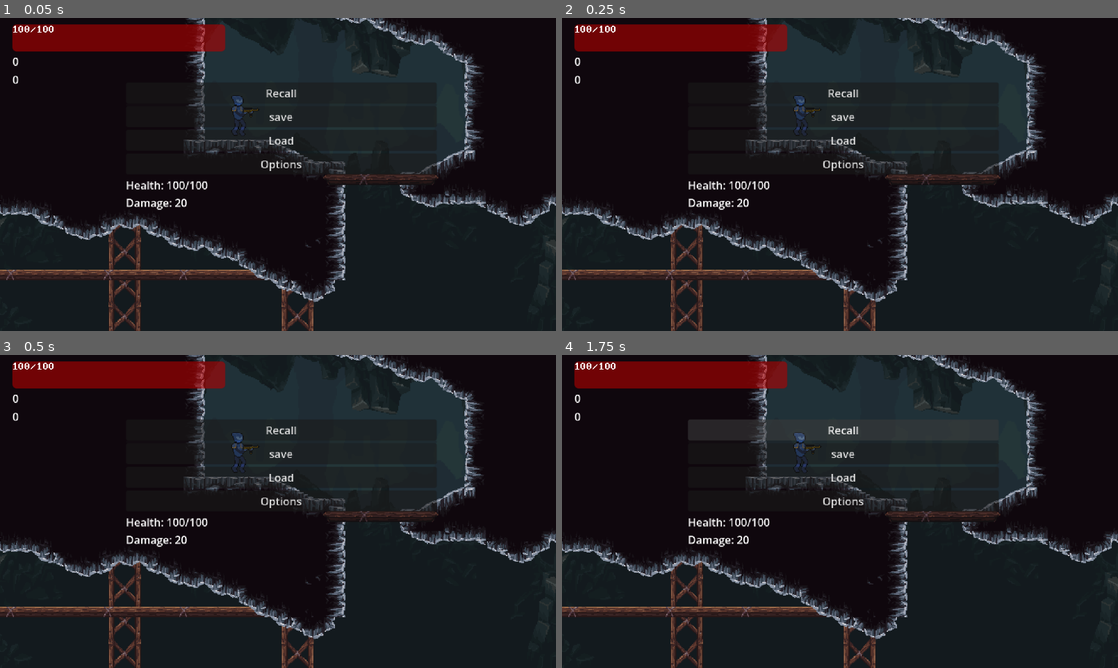
Above: before the commit, frames 1-4 (two rows, left to right).
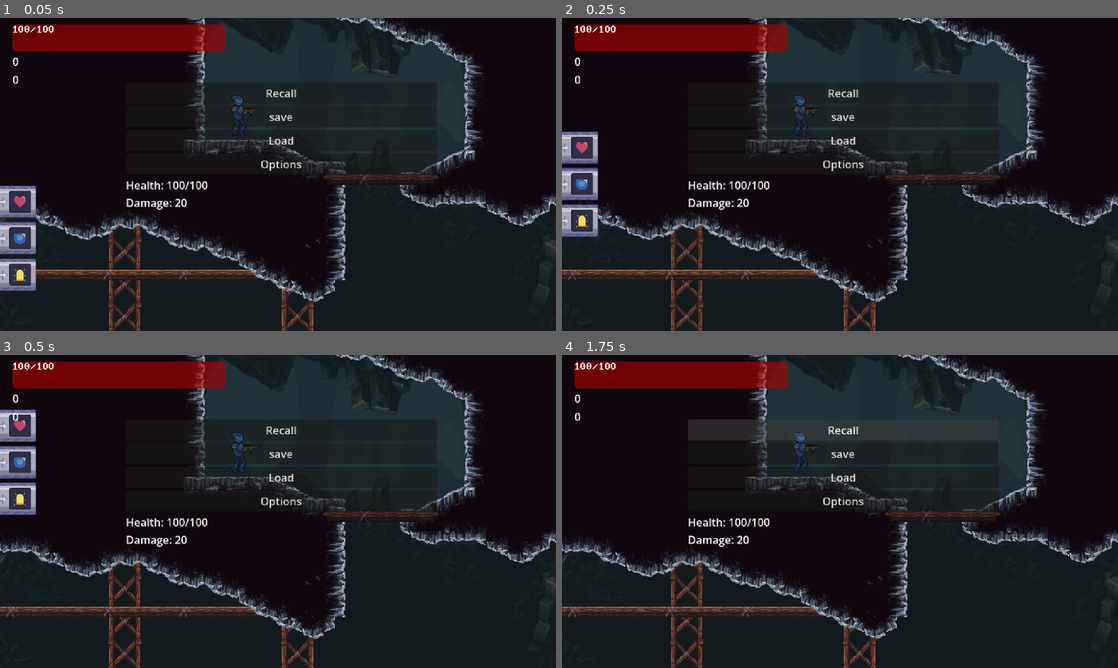
Above: after the commit, the same moments.

Repository: belskyj1985/Spark-2026-Micro-Internship-Game-Dev
Game: Godot game, scene res://game.tscn
Two runs of this game, one before a commit and one after it. Both use one fixed random seed, a clock stepped at 60 frames per second and the inputs below.
Inputs:
- Up to frame 1 (0.05 s): no input
- Up to frame 2 (0.25 s): no input
- Up to frame 3 (0.5 s): no input
- Up to frame 4 (1.75 s): click "Load" at 0.5 s; click "Recall" at 1.25 s

The runs differ from the first frame. In frame 1, 2.0% of the frame differs, in the area x 0-7%, y 53-88%; in frame 2, 2.0%; in frame 3, 2.0%, in the area x 0-7%, y 17-52%; in frame 4, nothing differs.

Commit message:
added 3 stat upgrades

Diff:
--- a/SaveLoad.gd
+++ b/SaveLoad.gd
@@ -6,7 +6,11 @@
 	"c2": 0,
 	"fire": 0,
 	"ice": 0,
-	"lightning": 0
+	"lightning": 0,
+	"hp": 0,
+	"def": 0,
+	"dmg": 0,
+	"cur_hp": 100,
 }
 
 func get_c1(n):
@@ -34,7 +38,15 @@
 		var save_data = data.duplicate()
 		contents_to_save.c1 = save_data.c1
 		contents_to_save.c2 = save_data.c2
+
 		contents_to_save.fire = save_data.fire
 		contents_to_save.ice = save_data.ice
 		contents_to_save.lightning = save_data.lightning
+
+		contents_to_save.hp = save_data.hp
+		contents_to_save.def = save_data.def
+		contents_to_save.dmg = save_data.dmg
+
+		contents_to_save.cur_hp = save_data.cur_hp
+
 		get_c1(0)
--- a/pause_menu.gd
+++ b/pause_menu.gd
@@ -56,3 +56,5 @@
 
 func _on_load_pressed() -> void:
 	SaveLoad._load()
+	Global.player.load_save_data()
+	print(SaveLoad.contents_to_save["hp"])
--- a/player/player.gd
+++ b/player/player.gd
@@ -2,6 +2,7 @@
 
 var health :int = 100
 var max_health :int = 100
+var defense :float = 0
 
 var input_vector : Vector2
 const GRAV :int = 2000
@@ -25,6 +26,7 @@
 var bullet_gravity :int = 20
 var bullet_lifetime :float = 2.0
 var bullet_damage :int = 20
+var dmg_buff :float = 0.0
 
 var vulnerable :bool = true
 
@@ -43,6 +45,20 @@
 func _ready() -> void:
 	Global.player = self
 
+
+func load_save_data():
+	if SaveLoad.contents_to_save["fire"] == 2:
+		Global.player.switch_bullet("fire")
+	if SaveLoad.contents_to_save["lightning"] == 2:
+		Global.player.switch_bullet("lightning")
+	if SaveLoad.contents_to_save["ice"] == 2:
+		Global.player.switch_bullet("ice")
+
+	max_health = 100 + (SaveLoad.contents_to_save["hp"]) * 20
+	health = SaveLoad.contents_to_save["cur_hp"]
+
+	defense = SaveLoad.contents_to_save["def"]
+	dmg_buff = SaveLoad.contents_to_save["dmg"]
 func get_input_vector():
 	input_vector = Vector2.ZERO
 	input_vector.x = Input.get_action_strength("right") - Input.get_action_strength("left")
@@ -141,16 +157,16 @@
 	get_tree().current_scene.add_child(bullet_instance)
 
 	if state == state_enum.aim:
-		bullet_instance.setup(get_global_mouse_position() - (global_position + bullet_offset), bullet_damage)
+		bullet_instance.setup(get_global_mouse_position() - (global_position + bullet_offset), int(bullet_damage * (1.0 + 0.2 * dmg_buff)) )
 		bullet_instance.sprite.rotation = (get_global_mouse_position() - (global_position + bullet_offset)).angle()
 	elif state == state_enum.move:
-		bullet_instance.setup(Vector2(bullet_speed * sign(bullet_offset.x), 0), bullet_damage)
+		bullet_instance.setup(Vector2(bullet_speed * sign(bullet_offset.x), 0), int(bullet_damage * (1.0 + 0.2 * dmg_buff)) )
 		#flip bullet
 		bullet_instance.sprite.scale.x = sign(bullet_offset.x)
 	bullet_instance.body_entered.connect(bullet_instance._on_body_entered)
 	bullet_instance.global_position = global_position + bullet_offset
 	bullet_instance.speed = bullet_speed
-	bullet_instance.damage = bullet_damage
+	bullet_instance.damage = int(bullet_damage * (1.0 + 0.2 * dmg_buff))
 	bullet_instance.lifetime = bullet_lifetime
 
 	can_shoot = false
@@ -187,8 +203,7 @@
 
 func get_hit(dmg):
 	if vulnerable:
-		print(dmg)
-		health = clamp(health - dmg, 0, max_health)
+		health = clamp(health - dmg * ( 1.0/((defense+2.0)*0.5) ), 0, max_health)
 		inv_timer.start()
 		tranq(0.5)
 		velocity.y = -500
@@ -197,6 +212,8 @@
 		else:
 			velocity.x = -300
 
+		SaveLoad.contents_to_save["cur_hp"] = health
+
 func tranq(time :float):
 	stunned = true
 	stun.start(time)
--- a/shop/shop_keeper.gd
+++ b/shop/shop_keeper.gd
@@ -1,6 +1,7 @@
 extends Node2D
 
 @onready var v_box_container: VBoxContainer = $UI/VBoxContainer
+@onready var stats: VBoxContainer = $UI/stats
 @onready var ui: Control = $UI
 var detected: bool = false
 
@@ -16,8 +17,10 @@
 func _physics_process(delta: float) -> void:
 	if detected:
 		v_box_container.position.y = lerpf(v_box_container.position.y,-150,.08)
-	else:
-		v_box_container.position.y = lerpf(v_box_container.position.y,-1000,.01)
+		stats.position.y = lerpf(stats.position.y,-150,.08)
+	else:
+		v_box_container.position.y = lerpf(v_box_container.position.y,-1000,.08)
+		stats.position.y = lerpf(stats.position.y,-1000,.01)
 
 	if detected:
 		# Smoothly slow to stop
@@ -99,6 +102,20 @@
 			$UI/VBoxContainer/lightning/lightning_button/Label.text = "Unequip"
 			$UI/VBoxContainer/lightning/lightning_button/Label.label_settings.font_color = Color(0.0, 1.0, 0.883, 1.0)
 
+	if SaveLoad.contents_to_save["hp"] < 5:
+		$UI/stats/hp/hp_button/Label.text = str(120 + 20 * SaveLoad.contents_to_save["hp"]) + "sc"
+		$UI/stats/hp/hp_button/Label.label_settings.font_color = Color(1.0, 0.753, 0.29, 1.0)
+	else:
+		$UI/stats/hp/hp_button/Label.text = "MAX"
+		$UI/stats/hp/hp_button/Label.label_settings.font_color =  Color(0.0, 1.0, 0.883, 1.0)
+
+	if SaveLoad.contents_to_save["def"] < 2:
+		$UI/stats/def/def_button/Label.text = str(120 + 40 * SaveLoad.contents_to_save["def"]) + "sc"
+		$UI/stats/def/def_button/Label.label_settings.font_color = Color(1.0, 0.753, 0.29, 1.0)
+	else:
+		$UI/stats/def/def_button/Label.text = "MAX"
+		$UI/stats/def/def_button/Label.label_settings.font_color =  Color(0.0, 1.0, 0.883, 1.0)
+
 func _on_fire_button_pressed() -> void:
 	print(SaveLoad.contents_to_save["fire"])
 	match SaveLoad.contents_to_save["fire"]:
@@ -160,3 +177,25 @@
 			SaveLoad.contents_to_save["lightning"] = 1
 			Global.player.switch_bullet("")
 	update_buttons()
+
+
+func _on_hp_button_pressed() -> void:
+	if SaveLoad.contents_to_save["hp"] < 5 && SaveLoad.contents_to_save["c1"] >= (120 + 20 * SaveLoad.contents_to_save["hp"]):
+		SaveLoad.get_c1(-120 - 20 * SaveLoad.contents_to_save["hp"])
+		SaveLoad.contents_to_save["hp"] += 1
+		update_buttons()
+		SaveLoad.contents_to_save["cur_hp"] = Global.player.health + 20
+		Global.player.load_save_data()
+
+
+
+func _on_def_button_pressed() -> void:
+	if SaveLoad.contents_to_save["def"] < 2 && SaveLoad.contents_to_save["c1"] >= (120 + 40 * SaveLoad.contents_to_save["def"]):
+		SaveLoad.get_c1(-120 - 40 * SaveLoad.contents_to_save["def"])
+		SaveLoad.contents_to_save["def"] += 1
+		update_buttons()
+		Global.player.load_save_data()
+
+
+func _on_dmg_pressed() -> void:
+	SaveLoad.contents_to_save["dmg"] += 1
--- a/shop/shop_keeper.tscn
+++ b/shop/shop_keeper.tscn
@@ -7,6 +7,9 @@
 [ext_resource type="Texture2D" uid="uid://bykt5ces1cqaj" path="res://shop/shop_ice.png" id="5_7l2ia"]
 [ext_resource type="Texture2D" uid="uid://c2ti5f4ntfwpn" path="res://shop/shop_lightning.png" id="6_18uh6"]
 [ext_resource type="Texture2D" uid="uid://b3mdflciluxbd" path="res://shop/ShopKeeperSprite.png" id="7_18uh6"]
+[ext_resource type="Texture2D" uid="uid://uqxdx0q8yhdl" path="res://shop/health.png" id="8_84gdt"]
+[ext_resource type="Texture2D" uid="uid://ca5f2ttlkx52c" path="res://shop/defense.png" id="9_5n7xc"]
+[ext_resource type="Texture2D" uid="uid://b1o3db86j257s" path="res://shop/damage.png" id="10_jbdu5"]
 
 [sub_resource type="RectangleShape2D" id="RectangleShape2D_j2guc"]
 size = Vector2(52, 52)
@@ -20,6 +23,18 @@
 font_color = Color(1, 0.7515, 0.29000002, 1)
 
 [sub_resource type="LabelSettings" id="LabelSettings_dypvr"]
+font = ExtResource("3_v6c71")
+font_color = Color(1, 0.7515, 0.29000002, 1)
+
+[sub_resource type="LabelSettings" id="LabelSettings_84gdt"]
+font = ExtResource("3_v6c71")
+font_color = Color(1, 0.7515, 0.29000002, 1)
+
+[sub_resource type="LabelSettings" id="LabelSettings_5n7xc"]
+font = ExtResource("3_v6c71")
+font_color = Color(1, 0.7515, 0.29000002, 1)
+
+[sub_resource type="LabelSettings" id="LabelSettings_jbdu5"]
 font = ExtResource("3_v6c71")
 font_color = Color(1, 0.7515, 0.29000002, 1)
 
@@ -128,6 +143,91 @@
 [node name="icon" type="Sprite2D" parent="UI/VBoxContainer/lightning" unique_id=639509495]
 position = Vector2(45, 14)
 texture = ExtResource("6_18uh6")
+
+[node name="stats" type="VBoxContainer" parent="UI" unique_id=1210869089]
+layout_mode = 0
+offset_left = -54.0
+offset_top = -274.0
+offset_right = 79.0
+offset_bottom = -116.0
+
+[node name="hp" type="Control" parent="UI/stats" unique_id=2049905162]
+custom_minimum_size = Vector2(0, 50)
+layout_mode = 2
+
+[node name="Sprite2D" type="Sprite2D" parent="UI/stats/hp" unique_id=2132538467]
+position = Vector2(13.249712, 13.644899)
+texture = ExtResource("2_ke3ft")
+
+[node name="hp_button" type="Button" parent="UI/stats/hp" unique_id=350755414]
+layout_mode = 0
+offset_left = -39.000008
+offset_top = 5.0000067
+offset_right = 3.9999924
+offset_bottom = 20.000008
+
+[node name="Label" type="Label" parent="UI/stats/hp/hp_button" unique_id=1528627458]
+layout_mode = 0
+offset_right = 45.0
+offset_bottom = 23.0
+text = "120sc"
+label_settings = SubResource("LabelSettings_84gdt")
+
+[node name="icon" type="Sprite2D" parent="UI/stats/hp" unique_id=352944503]
+position = Vector2(45, 14)
+texture = ExtResource("8_84gdt")
+
+[node name="def" type="Control" parent="UI/stats" unique_id=2010017149]
+custom_minimum_size = Vector2(0, 50)
+layout_mode = 2
+
+[node name="Sprite2D" type="Sprite2D" parent="UI/stats/def" unique_id=1924533281]
+position = Vector2(13.249712, 13.644899)
+texture = ExtResource("2_ke3ft")
+
+[node name="def_button" type="Button" parent="UI/stats/def" unique_id=1663729021]
+layout_mode = 0
+offset_left = -39.000008
+offset_top = 5.0000067
+offset_right = 3.9999924
+offset_bottom = 20.000008
+
+[node name="Label" type="Label" parent="UI/stats/def/def_button" unique_id=688387352]
+layout_mode = 0
+offset_right = 45.0
+offset_bottom = 23.0
+text = "120sc"
+label_settings = SubResource("LabelSettings_5n7xc")
+
+[node name="icon" type="Sprite2D" parent="UI/stats/def" unique_id=795300207]
+position = Vector2(45, 14)
+texture = ExtResource("9_5n7xc")
+
+[node name="rate" type="Control" parent="UI/stats" unique_id=220857796]
+custom_minimum_size = Vector2(0, 50)
+layout_mode = 2
+
+[node name="Sprite2D" type="Sprite2D" parent="UI/stats/rate" unique_id=1965895548]
+position = Vector2(13.249712, 13.644899)
+texture = ExtResource("2_ke3ft")
+
+[node name="dmg" type="Button" parent="UI/stats/rate" unique_id=1679194587]
+layout_mode = 0
+offset_left = -39.000008
+offset_top = 5.0000067
+offset_right = 3.9999924
+offset_bottom = 20.000008
+
+[node name="Label" type="Label" parent="UI/stats/rate/dmg" unique_id=237202919]
+layout_mode = 0
+offset_right = 45.0
+offset_bottom = 23.0
+text = "120sc"
+label_settings = SubResource("LabelSettings_jbdu5")
+
+[node name="icon" type="Sprite2D" parent="UI/stats/rate" unique_id=321128307]
+position = Vector2(45, 14)
+texture = ExtResource("10_jbdu5")
 
 [connection signal="body_entered" from="Area2D" to="." method="_on_area_2d_body_entered"]
 [connection signal="body_exited" from="Area2D" to="." method="_on_area_2d_body_exited"]
@@ -135,3 +235,6 @@
 [connection signal="pressed" from="UI/VBoxContainer/fire/fire_button" to="." method="_on_fire_button_pressed"]
 [connection signal="pressed" from="UI/VBoxContainer/ice/ice_button" to="." method="_on_ice_button_pressed"]
 [connection signal="pressed" from="UI/VBoxContainer/lightning/lightning_button" to="." method="_on_lightning_button_pressed"]
+[connection signal="pressed" from="UI/stats/hp/hp_button" to="." method="_on_hp_button_pressed"]
+[connection signal="pressed" from="UI/stats/def/def_button" to="." method="_on_def_button_pressed"]
+[connection signal="pressed" from="UI/stats/rate/dmg" to="." method="_on_dmg_pressed"]
Binary file added: shop/damage.png
Not shown, added: shop/damage.png.import
Binary file added: shop/defense.png
Not shown, added: shop/defense.png.import
Binary file added: shop/health.png
Not shown, added: shop/health.png.import
